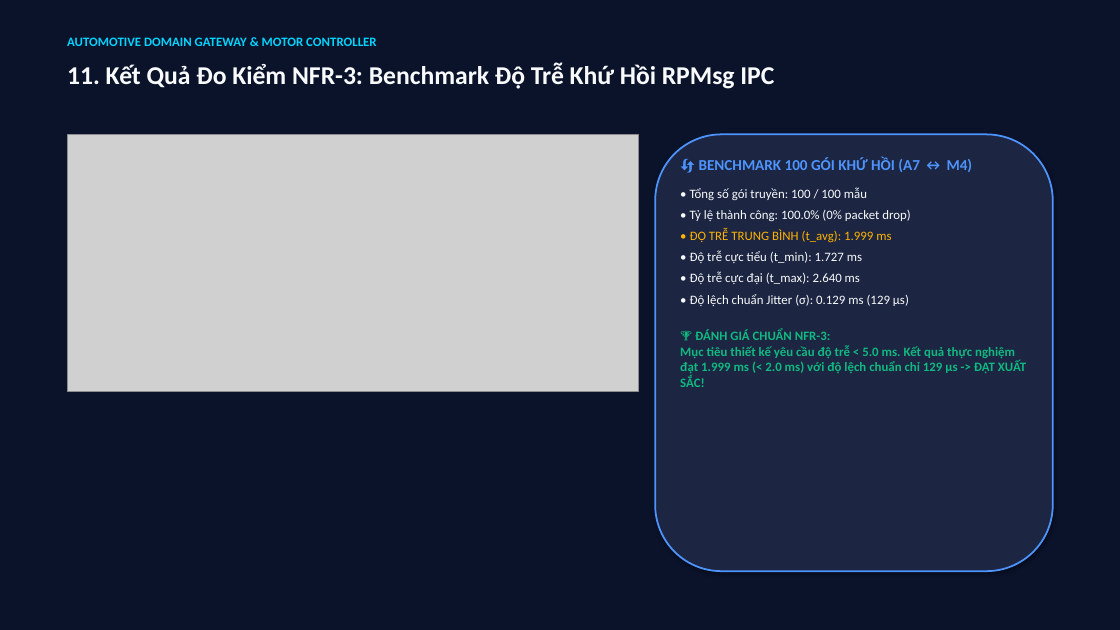
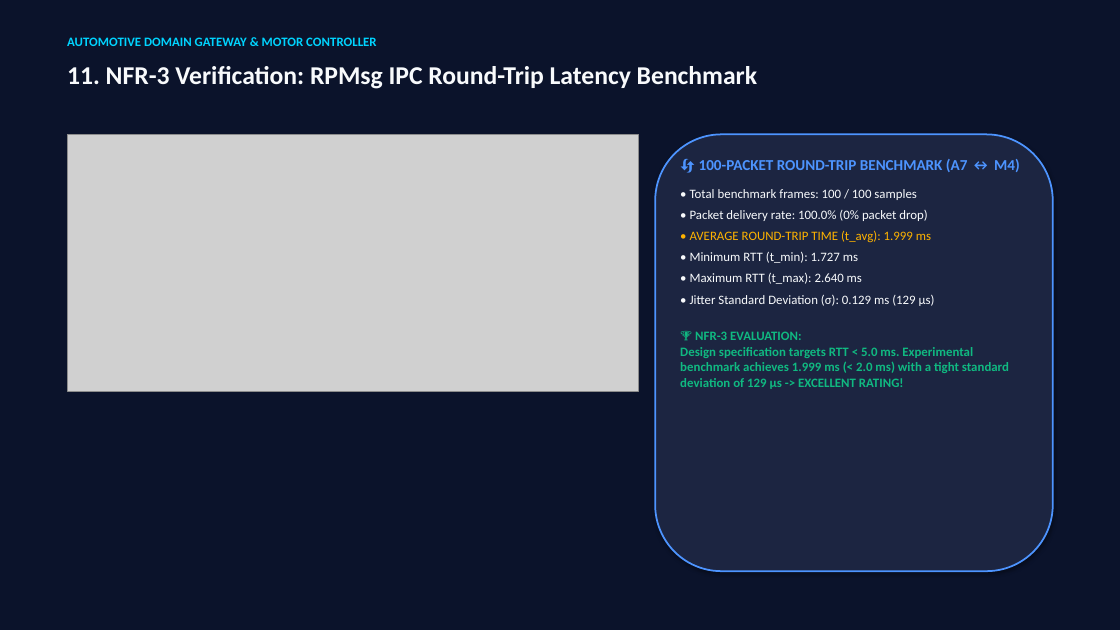
Before and after one commit to dobuuphuoc/stm32mp157d-dk1-automotive-gateway, a slide deck: slide 12 of docs/AUTOMOTIVE_DOMAIN_GATEWAY_PRESENTATION.pptx. Drawn at 1120x630 pixels with LibreOffice and Linux fonts; fonts in the diff are those of the drawing; grey boxes stand for pictures. Boxes give left, top, right and bottom in pixels: in the first picture for what was removed or moved away, otherwise in the second. Text is boxed around its words. In the diff, an @@ line names an element or a change of style, - is before the commit and + after.

```diff
--- a/docs/AUTOMOTIVE_DOMAIN_GATEWAY_PRESENTATION.pptx
+++ b/docs/AUTOMOTIVE_DOMAIN_GATEWAY_PRESENTATION.pptx
@@ text at [67,66,757,89]: text changed @@
-11. Kết Quả Đo Kiểm NFR-3: Benchmark Độ Trễ Khứ Hồi RPMsg IPC
+11. NFR-3 Verification: RPMsg IPC Round-Trip Latency Benchmark
@@ text at [680,159,1020,389]: text changed @@
-🔄 BENCHMARK 100 GÓI KHỨ HỒI (A7 ↔ M4)
-• Tổng số gói truyền: 100 / 100 mẫu
-• Tỷ lệ thành công: 100.0% (0% packet drop)
-• ĐỘ TRỄ TRUNG BÌNH (t_avg): 1.999 ms
-• Độ trễ cực tiểu (t_min): 1.727 ms
-• Độ trễ cực đại (t_max): 2.640 ms
-• Độ lệch chuẩn Jitter (σ): 0.129 ms (129 µs)
-🏆 ĐÁNH GIÁ CHUẨN NFR-3:
-Mục tiêu thiết kế yêu cầu độ trễ < 5.0 ms. Kết quả thực nghiệm đạt 1.999 ms (< 2.0 ms) với độ lệch chuẩn chỉ 129 µs -> ĐẠT XUẤT SẮC!
+🔄 100-PACKET ROUND-TRIP BENCHMARK (A7 ↔ M4)
+• Total benchmark frames: 100 / 100 samples
+• Packet delivery rate: 100.0% (0% packet drop)
+• AVERAGE ROUND-TRIP TIME (t_avg): 1.999 ms
+• Minimum RTT (t_min): 1.727 ms
+• Maximum RTT (t_max): 2.640 ms
+• Jitter Standard Deviation (σ): 0.129 ms (129 µs)
+🏆 NFR-3 EVALUATION:
+Design specification targets RTT < 5.0 ms. Experimental benchmark achieves 1.999 ms (< 2.0 ms) with a tight standard deviation of 129 µs -> EXCELLENT RATING!
```
Also in this commit, not shown: 15 other slides changed, 1 slide added, 1 slide removed, 17 other files.
